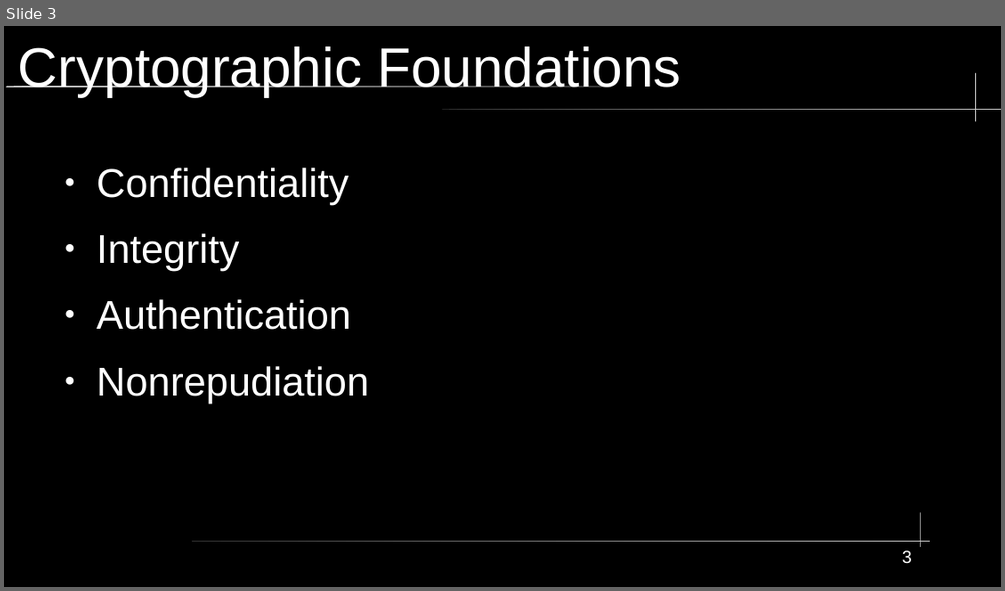
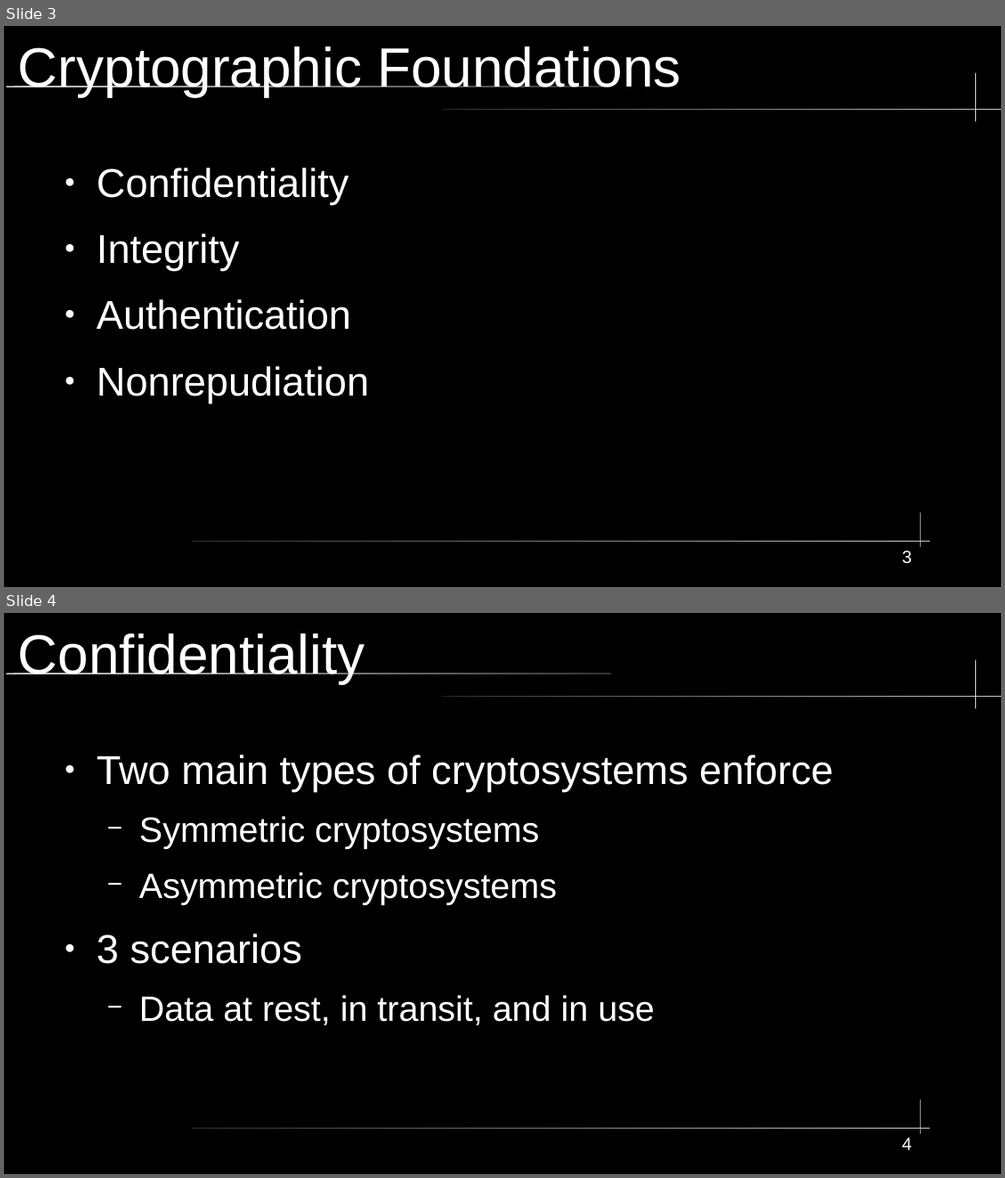
Before and after one commit to City-Colleges-of-Chicago-Cybersecurity/COMPSFI-214, a slide deck: 2026/Spring/powerpoints/Chapter-06-Cryptography-and-Symmetric-Key-Algorithms.odp. Shown one above the other, each under a label of ours: slide 3 before the commit, slides 3 and 4 after it. The pictures are 1005x591 and 1005x1178 pixels, drawn with LibreOffice and Linux fonts; fonts in the diff are those of the drawing. Boxes give left, top, right and bottom in pixels: in the first picture for what was removed or moved away, otherwise in the second. Text is boxed around its words. In the diff, an @@ line names an element or a change of style, - is before the commit and + after.

```diff
--- a/2026/Spring/powerpoints/Chapter-06-Cryptography-and-Symmetric-Key-Algorithms.odp
+++ b/2026/Spring/powerpoints/Chapter-06-Cryptography-and-Symmetric-Key-Algorithms.odp
@@ slide 4 added at bbox=[4, 613, 1001, 1174], background #000000; not listed: 5 template elements that a slide beside it also shows @@
@@ title added at bbox=[18, 633, 365, 684], 44 pt, text #FFFFFF @@
+Confidentiality
@@ text added at bbox=[97, 755, 833, 1025], 28 pt, text #FFFFFF @@
+● Two main types of cryptosystems enforce
+  − Symmetric cryptosystems
+  − Asymmetric cryptosystems
+● 3 scenarios
+  − Data at rest, in transit, and in use
@@ page number added at bbox=[902, 1137, 912, 1150], 14 pt, text #FFFFFF @@
+4
```
Also in this commit, not shown: 8 other slides added.
